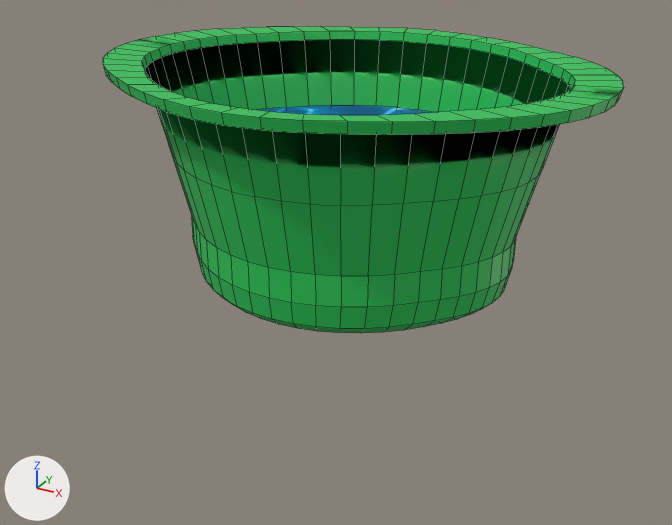
Before and after pictures for a commit that changed the FBX model Assets/Models/mopBucket1.fbx.
One viewpoint serves both versions: a 50 mm lens placed at (2.35, -4.42, 2.11), pointed at (-0.04, -0.07, -0.07). Lighting does not change. The marker at lower left points along +X, +Y and +Z. Mesh edges are drawn as thin lines. Where no turn or scale is listed for an object, it has been applied to the vertices.

The first picture shows 'MopBucket1', 'WaterLevel'.
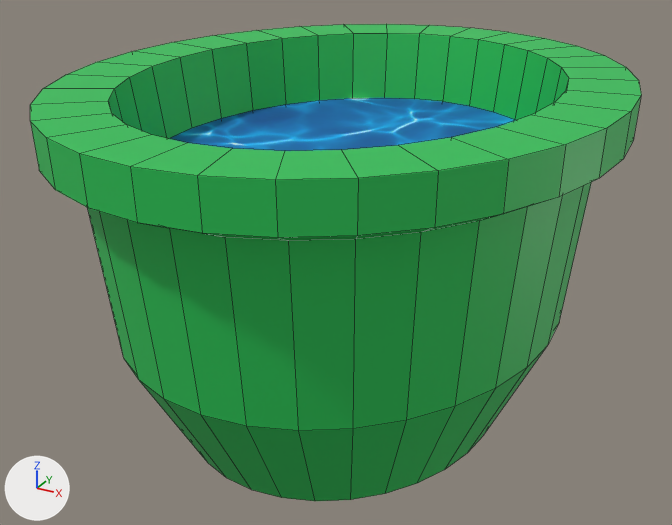
Changed parts and their boxes (x1, y1, x2, y2) in the pictures (672 x 525 px):
'MopBucket', added (green)
    after: (30, 24, 641, 501)
'MopBucket1', deleted (green)
    before: (103, 27, 624, 333)
'WaterLevel', reshaped
    before: (259, 105, 435, 115)
    after: (169, 98, 515, 151)

The change, as a diff of the scene's bpy script:
```diff
--- a/Assets/Models/mopBucket1.fbx.py
+++ b/Assets/Models/mopBucket1.fbx.py
@@ img_mopbucket1water_png @@
+img_mopbucket1water_png = load_image('mopBucket1Water.png', '_unpacked/mopBucket1Water.png', 600, 791, 'sRGB')
@@ mat_waterlevelmat @@
+mat_waterlevelmat = principled_material('WaterLevelMat')
+mat_waterlevelmat.texture = img_mopbucket1water_png  # with its transparency
+mat_waterlevelmat.roughness = 1.0
@@ me_waterlevel @@
 # used by ob_waterlevel; location = (0.0, 0.0, 0.0)
-me_waterlevel.from_pydata(...)  # 48 vertices, 1 face; spans x -1.08..1.08, y -0.94..0.94, z 0.61
-me_waterlevel.materials.append(mat_mopbucket1waterlevel)  # picture img_water_jpg
+me_waterlevel.from_pydata(...)  # 32 vertices, 1 face; spans x -1.08..1.08, y -1.35..1.35, z 0.58
+# me_waterlevel part 1: the whole mesh is rebuilt
+me_waterlevel.materials.append(mat_waterlevelmat)  # picture img_mopbucket1water_png
@@ me_mopbucket @@
+me_mopbucket.from_pydata(...)  # 256 vertices, 226 faces; spans x -1.5..1.5, y -1.79..1.79, z -1.0..1.0
+me_mopbucket.materials.append(mat_mopbucket1)  # picture img_mopbucket1_png
@@ ob_mopbucket1 @@
-ob_mopbucket1 = bpy.data.objects.new('MopBucket1', me_mopbucket1)
-ob_mopbucket1.location = (0.0, 0.0, 0.0)
@@ ob_mopbucket @@
+ob_mopbucket = bpy.data.objects.new('MopBucket', me_mopbucket)
+ob_mopbucket.location = (0.0, 0.0, 0.0)
```
